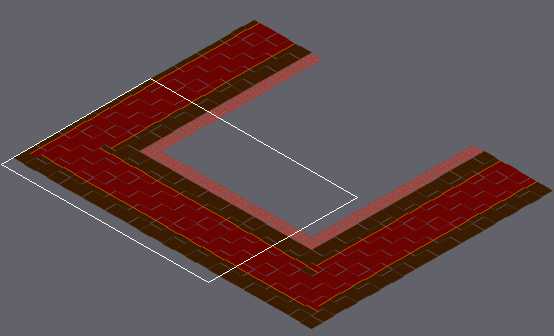
Two versions of a level (Tiled map (JSON), assets/tiledmap/Levels/level3.json). Above, an overview of the earlier version with the close-up marked.
Close-up. Earlier state:
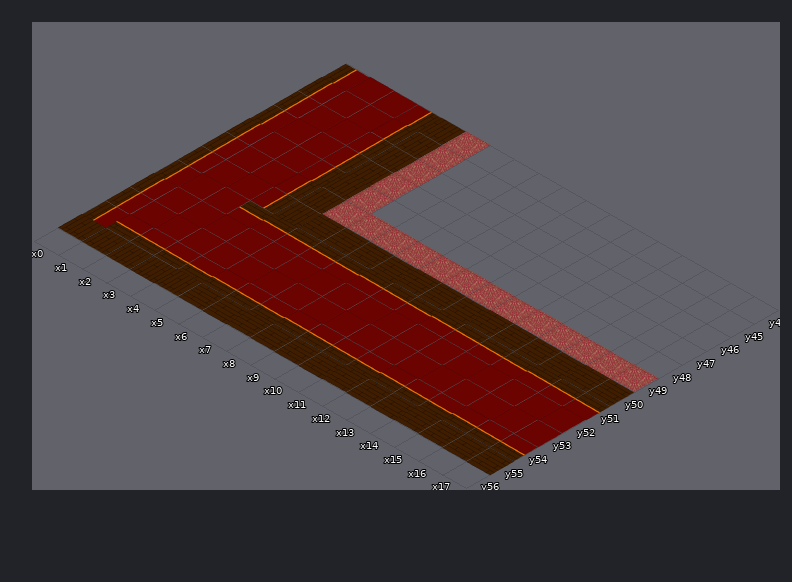
Cells are 182x104 px. Isometric: x runs down to the right, y down to the left. Shown: x 0..17, y 44..56. The commit also changed other parts of the map, which this record leaves out.
The result:
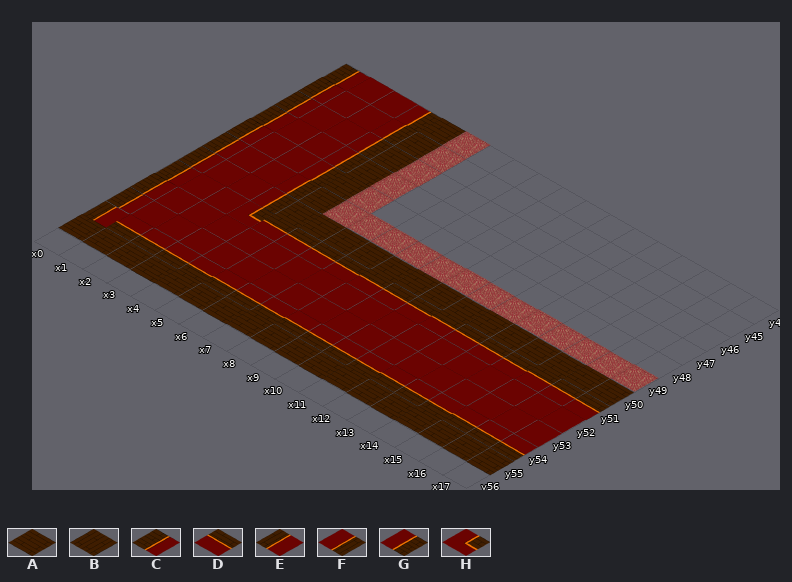
Key: from "floor": A 0, B 0 flipped left-right, C 4, D 6, E 6 flipped left-right, F 6 flipped up-down, G 8, H 12.
_ is an empty cell, . an unchanged one.
Diff:
--- layer "floor"
@@ x 0..4 @@
-44 E..FB
-45 E..FB
-46 E..FB
-47 E..FB
-48 E..FB
-49 E..FB
-50 E..FB
-51 E..D.
-52 E....
-53 E....
+44 C..GA
+45 C..GA
+46 C..GA
+47 C..GA
+48 C..GA
+49 C..GA
+50 C..GA
+51 C..H.
+52 C....
+53 C....
@@ x 0..4 @@
-55 BBBBB
+55 AAAAA
Pixel boxes of the changes (left, top, right, bottom) in both close-ups:
changed: (58, 64, 466, 296)
